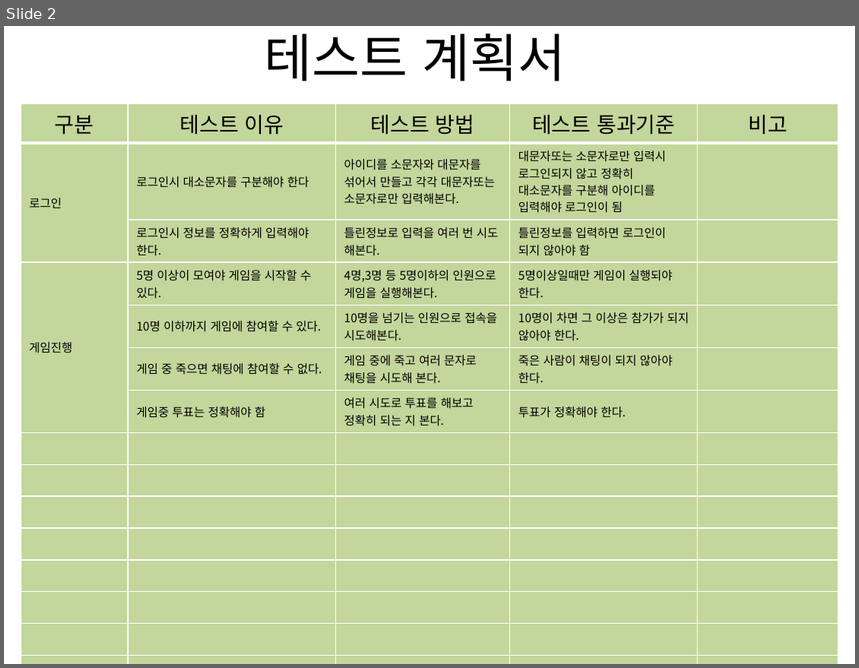
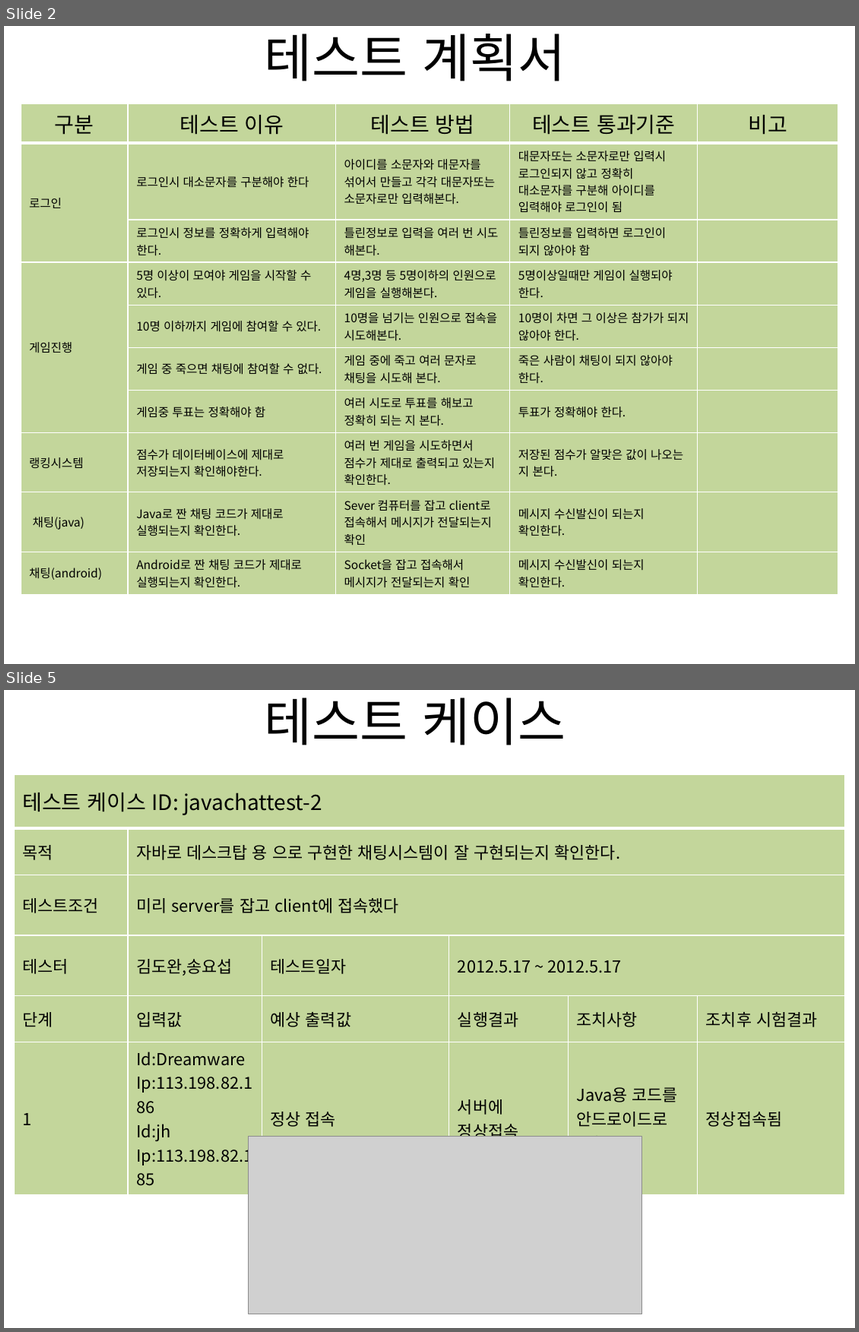
Before and after one commit to ofkdw/DreamWare, a slide deck: Document/테스트 계획서.pptx. Shown one above the other, each under a label of ours: slide 2 before the commit, slides 2 and 5 after it; the slides between them are not shown. The pictures are 859x668 and 859x1332 pixels, drawn with LibreOffice and Linux fonts; fonts in the diff are those of the drawing; grey boxes stand for pictures. Boxes give left, top, right and bottom in pixels: in the first picture for what was removed or moved away, otherwise in the second. Text is boxed around its words. In the diff, an @@ line names an element or a change of style, - is before the commit and + after.

```diff
--- a/Document/테스트 계획서.pptx
+++ b/Document/테스트 계획서.pptx
@@ slide 5 added at bbox=[4, 690, 855, 1328], background #FFFFFF @@
@@ title added at bbox=[264, 698, 566, 745], 44 pt, text #000000 @@
+테스트 케이스
@@ table added at bbox=[14, 774, 845, 1170], 6 rows, 6 columns @@
+테스트 케이스 ID: javachattest-2 |  |  |  |  | 
+목적 | 자바로 데스크탑 용 으로 구현한 채팅시스템이 잘 구현되는지 확인한다. |  |  |  | 
+테스트조건 | 미리 server를 잡고 client에 접속했다 |  |  |  | 
+테스터 | 김도완,송요섭 | 테스트일자 | 2012.5.17 ~ 2012.5.17 |  | 
+단계 | 입력값 | 예상 출력값 | 실행결과 | 조치사항 | 조치후 시험결과
+1 | Id:Dreamware / Ip:113.198.82.186 / Id:jh / Ip:113.198.82.185 | 정상 접속 | 서버에 정상접속 | Java용 코드를 안드로이드로 전환 | 정상접속됨
@@ picture added at bbox=[248, 1137, 642, 1315] @@
@@ slide 2 changed as well @@
@@ table at bbox=[21, 104, 838, 591] @@
-row 8:  |  |  |  | 
-row 9:  |  |  |  | 
-row 10:  |  |  |  | 
-row 11:  |  |  |  | 
-row 12:  |  |  |  | 
-row 13:  |  |  |  | 
-row 14:  |  |  |  | 
-row 15:  |  |  |  | 
-row 16:  |  |  |  | 
+row 8: 랭킹시스템 | 점수가 데이터베이스에 제대로 저장되는지 확인해야한다. | 여러 번 게임을 시도하면서 / 점수가 제대로 출력되고 있는지 확인한다. | 저장된 점수가 알맞은 값이 나오는 지 본다. | 
+row 9: 채팅(java) | Java로 짠 채팅 코드가 제대로 실행되는지 확인한다. | Sever 컴퓨터를 잡고 client로 접속해서 메시지가 전달되는지 확인 | 메시지 수신발신이 되는지 확인한다. | 
+row 10: 채팅(android) | Android로 짠 채팅 코드가 제대로 실행되는지 확인한다. | Socket을 잡고 접속해서 메시지가 전달되는지 확인 | 메시지 수신발신이 되는지 확인한다. | 
```
Also in this commit, not shown: 1 other slide changed, 3 other slides added, 2 slides removed, 2 other files.
